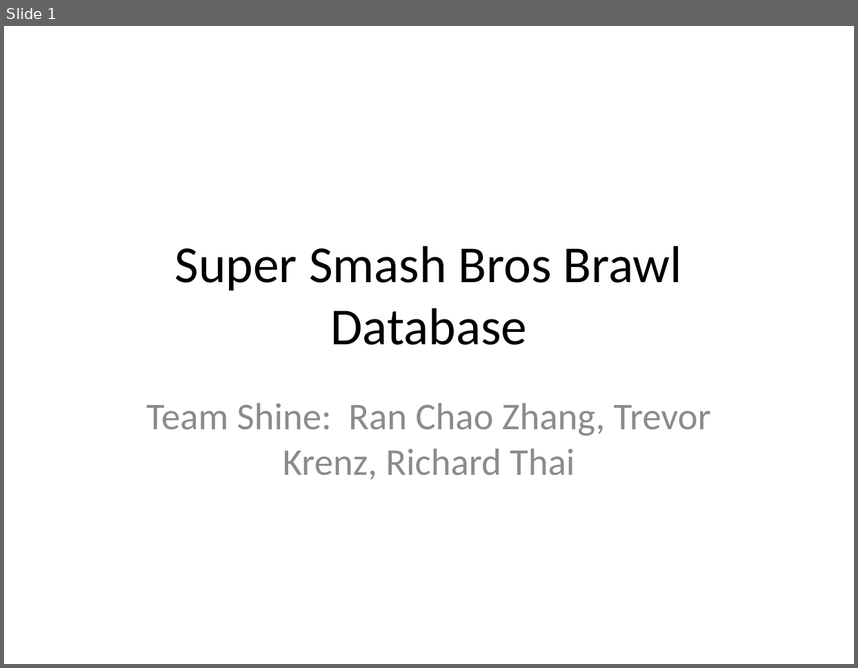
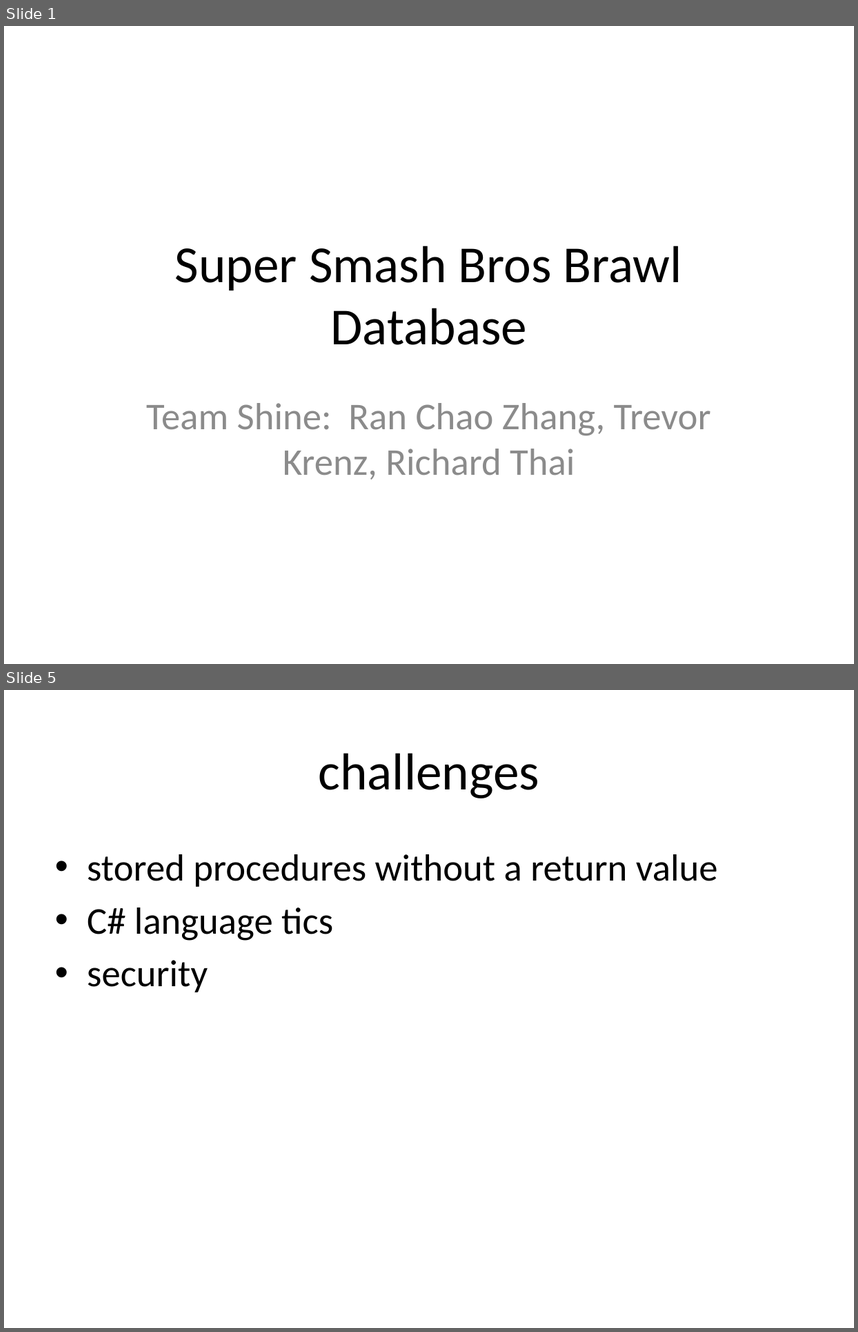
Before and after one commit to krenztr/Super-Smash-Bros-Database, a slide deck: Doc/SSBB.pptx. Shown one above the other, each under a label of ours: slide 1 before the commit, slides 1 and 5 after it; the slides between them are not shown. The pictures are 858x668 and 858x1332 pixels, drawn with LibreOffice and Linux fonts; fonts in the diff are those of the drawing. Boxes give left, top, right and bottom in pixels: in the first picture for what was removed or moved away, otherwise in the second. Text is boxed around its words. In the diff, an @@ line names an element or a change of style, - is before the commit and + after.

```diff
--- a/Doc/SSBB.pptx
+++ b/Doc/SSBB.pptx
@@ slide 5 added at <box>4,690,854,1328</box>, background #FFFFFF @@
@@ title added at <box>318,753,539,798</box>, 44 pt, text #000000 @@
+challenges
@@ text added at <box>87,854,718,992</box>, 32 pt, text #000000 @@
+• stored procedures without a return value
+• C# language tics
+• security
```
Also in this commit, not shown: 3 slides changed, 1 other slide added, 1 slide removed, 3 other files.
